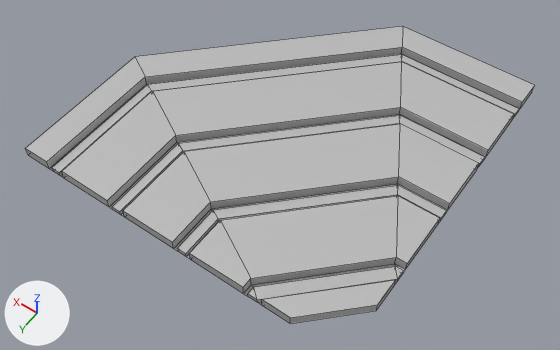
The FBX model sem_3/Environments/floorCornerRight.fbx: old version first, new version second.
One viewpoint serves both versions: a camera (50 mm lens) standing at (-6.23, 2.8, 11.26) and looking at (-0.86, -4.72, -0.55). Arrows for +X, +Y and +Z are at lower left; the lights stay in place. Mesh edges are drawn as thin lines. The same objects are shown in both versions, whatever each file hides. Where no turn or scale is listed for an object, it has been applied to the vertices.

The first picture shows 'floorCornerRight'.
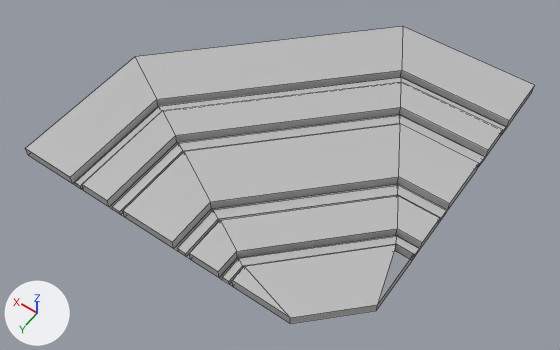
Where the newer file only moved an object's origin or applied its transform, the numbers keep the older frame.

Boxes (x1, y1, x2, y2) around the edits, measured in the pictures (560 x 350 px; the box of a moved part takes in the faces that stretch with it):
part 1 of me_mesh, built on
    both: (190, 196, 439, 323)
part 2 of me_mesh, moved or reshaped
    both: (26, 26, 534, 207)

What the commit changed:
me_mesh is used by ob_floorcornerright; location (-0.5, -5.5, 0.11).
me_mesh had 136 vertices, 113 faces and spanned x -3.5..3.5, y -3.5..3.5, z -0.1..0.1.
me_mesh now has 141 vertices, 120 faces and spans x -3.5..3.5, y -3.5..3.5, z -0.1..0.1.
Part 1, on me_mesh:
7 vertices are removed from x -3.5..-1.84, y 1.66..3.5, z -0.1..0.1.
13 faces are deleted.
21 vertices move from x -3.5..-1.56, y 1.56..3.5, z -0.1..0.1 to x -3.5..-1.05, y 1.05..3.5, z -0.1..0.1.
12 vertices are added at x -3.5..-1.27, y 1.12..3.5, z -0.1..0.1.
20 new faces join them.
Part 2, on me_mesh:
32 vertices move from x -3.5..2.94, y -2.94..3.5, z -0.1..0.1 to x -3.5..2.34, y -2.34..3.5, z -0.1..0.1.
